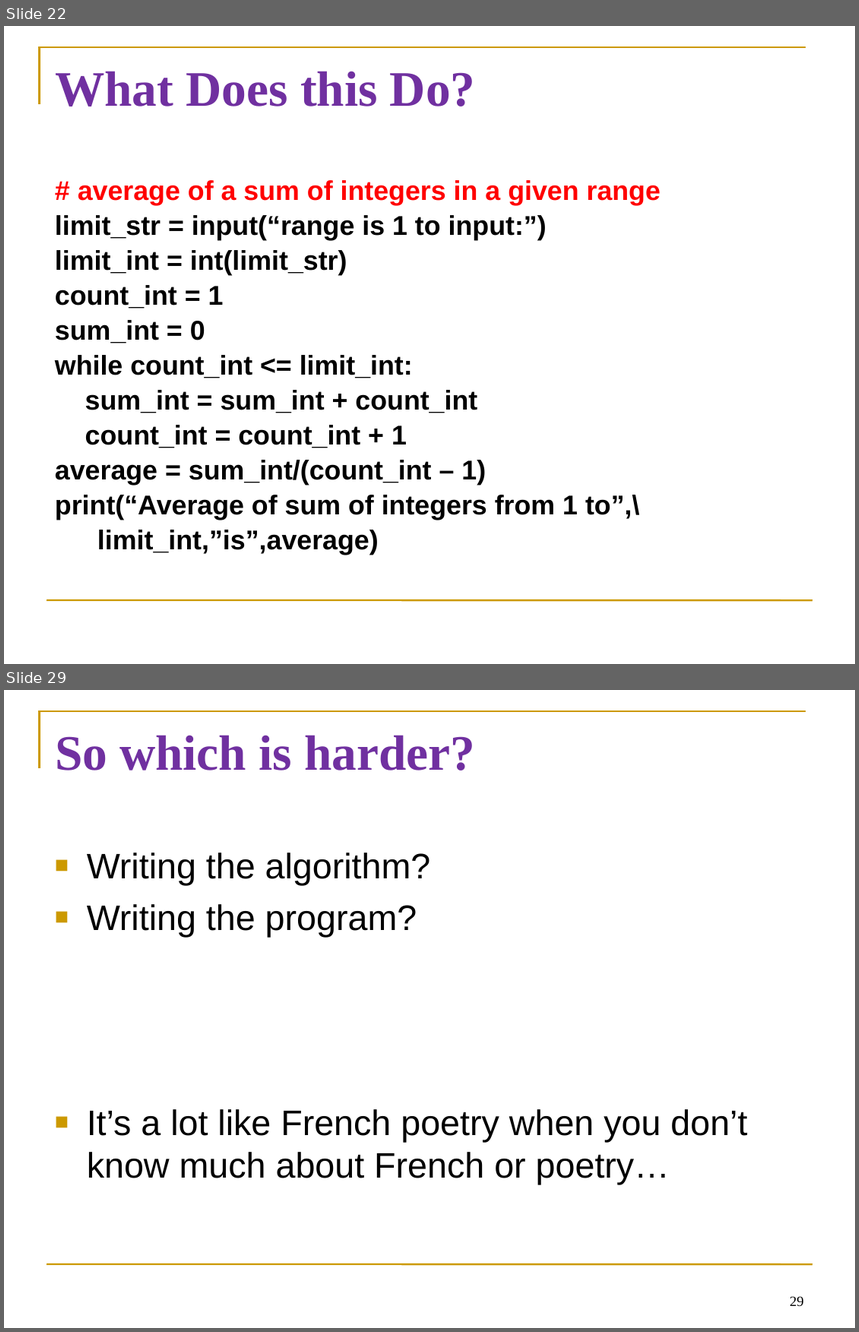
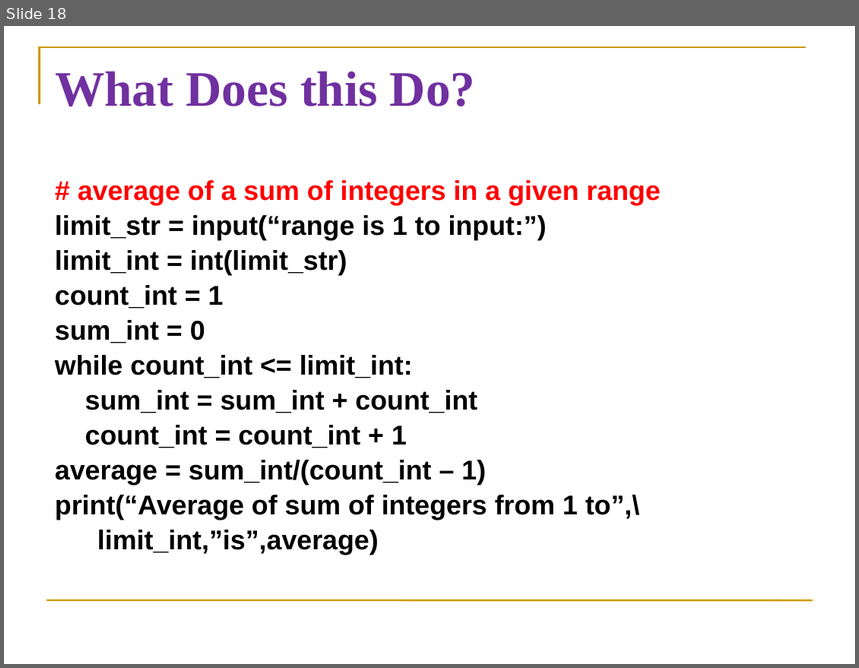
Before and after one commit to diesburg/cs1510_sp26, a slide deck: sessions/s14/s14.ppt. Shown one above the other, each under a label of ours: slides 22 and 29 before the commit, slide 18 after it; the slides between them are not shown. The pictures are 859x1332 and 859x668 pixels, drawn with LibreOffice and Linux fonts; fonts in the diff are those of the drawing. Boxes give left, top, right and bottom in pixels: in the first picture for what was removed or moved away, otherwise in the second. Text is boxed around its words. In the diff, an @@ line names an element or a change of style, - is before the commit and + after.

```diff
--- a/sessions/s14/s14.ppt
+++ b/sessions/s14/s14.ppt
@@ slide 29 removed at [4, 690, 855, 1328], background #FFFFFF; not listed: 2 template elements that a slide beside it also shows @@
@@ title removed at [55, 735, 475, 771] @@
-So which is harder?
@@ text removed at [87, 853, 747, 1186] @@
-■ Writing the algorithm?
-■ Writing the program?
-■ It’s a lot like French poetry when you don’t know much about French or poetry…
@@ page number removed at [790, 1296, 804, 1307] @@
-29
@@ what was slide 22 is now slide 18 @@
```
Also in this commit, not shown: 2 slides changed, 3 slides added, 22 other slides removed, 2 other files.
